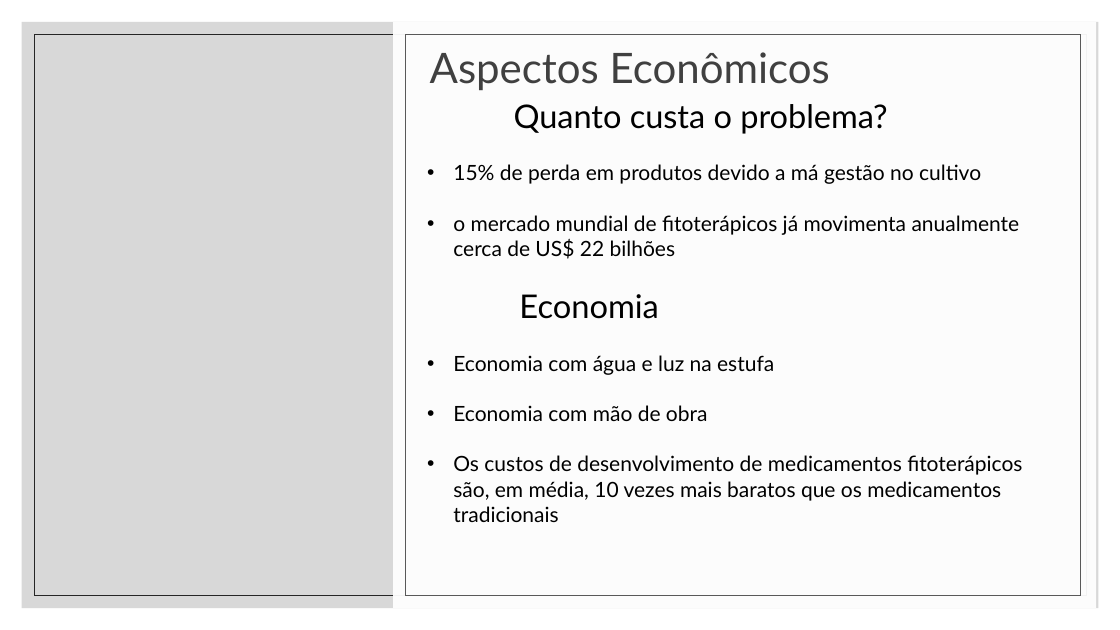
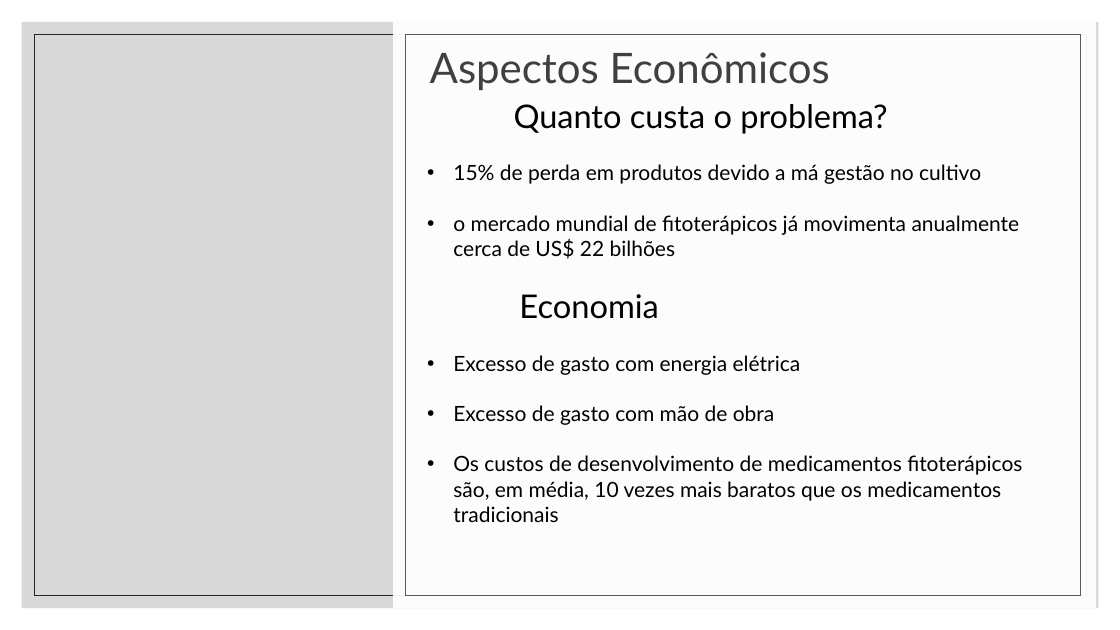
Before and after one commit to Roberto-Gomes-hub/-GroonTec, a slide deck: slide 3 of contextualizacao.pptx. Drawn at 1120x630 pixels with LibreOffice and Linux fonts; fonts in the diff are those of the drawing; background and template pictures are left out. Boxes give left, top, right and bottom in pixels: in the first picture for what was removed or moved away, otherwise in the second. Text is boxed around its words. In the diff, an @@ line names an element or a change of style, - is before the commit and + after.

Commit message:
modifiquei o ppt

```diff
--- a/contextualizacao.pptx
+++ b/contextualizacao.pptx
@@ text at box(453, 355, 801, 425): text changed @@
-• Economia com água e luz na estufa
-• Economia com mão de obra
+• Excesso de gasto com energia elétrica
+• Excesso de gasto com mão de obra
```
